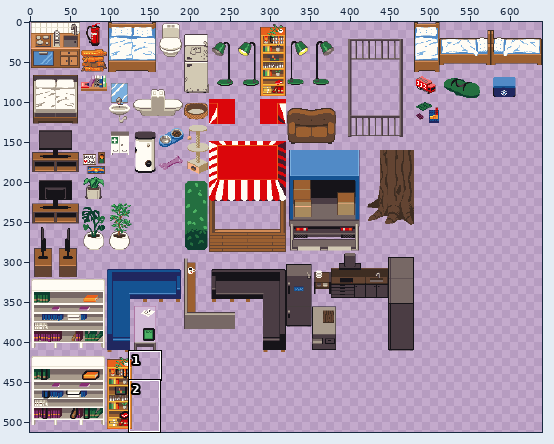
Pixel-art file -- godot/res/sprites/tilesets/furniture.aseprite. The first picture is a wide view before the edit; the outline marks the close-up.
Close-up. As it was:
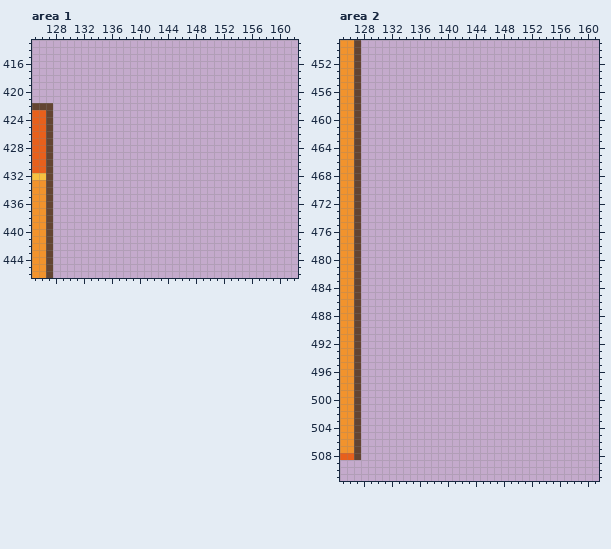
640x640 pixels, 1 frame. Shown: area 1: x 125..162, y 413..446; area 2: x 125..161, y 449..511. The wide view leaves out empty margins.
New version:
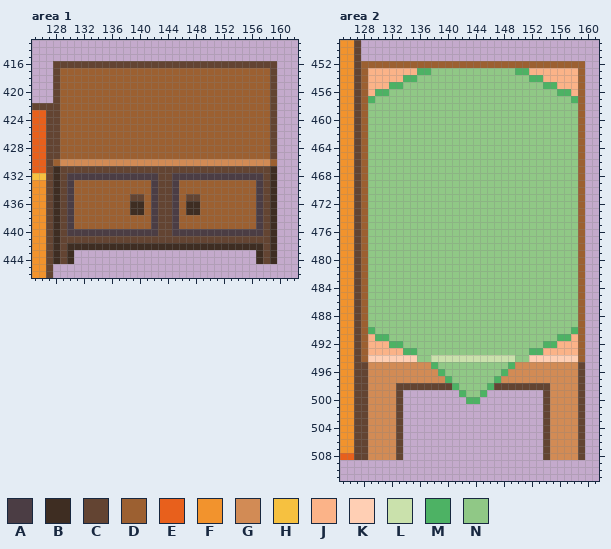
Palette (. is transparent): A #4b3d44  B #3e2d22  C #634432  D #9c6031  E #e8601c  F #f2932d  G #d28b55  H #f6c140  J #fbb388  K #ffcfb4  L #cae1ac  M #4db264  N #90c886
Changes in this commit:
Area 1, layer "Layer":
Colour A is added in row 432 at x 130 to 142 and 145 to 157; in rows 433 to 439 at x 130, 142, 145 and 157; in row 440 at x 130 to 142 and 145 to 157.
Colour B is added in rows 431 to 435 at x 128 and 159; in rows 436 to 437 at x 128, 139 to 140, 147 to 148 and 159; in rows 438 to 441 at x 128 and 159; in row 442 at x 128, 130 to 157 and 159; in rows 443 to 444 at x 128, 130, 157 and 159.
Colour C is added in row 416 at x 128 to 159; in rows 417 to 429 at x 128 and 159; in row 431 at x 129 to 158; in rows 432 to 434 at x 129, 143 to 144 and 158; in row 435 at x 129, 139 to 140, 143 to 144, 147 to 148 and 158; in rows 436 to 440 at x 129, 143 to 144 and 158.
Colour C is added in row 441 at x 129 to 158; in rows 442 to 444 at x 129 and 158.
Colour D is added in rows 417 to 429 at x 129 to 158; in row 430 at x 128 and 159; in rows 433 to 434 at x 131 to 141 and 146 to 156; in rows 435 to 437 at x 131 to 138, 141, 146 and 149 to 156; in rows 438 to 439 at x 131 to 141 and 146 to 156.
Colour G is added in row 430 at x 129 to 158.
Area 2, layer "Layer":
Colour C is added in rows 495 to 497 at x 128 and 159; in row 498 at x 128, 133 to 140, 147 to 154 and 159; in rows 499 to 508 at x 128, 133, 154 and 159.
Colour D is added in row 452 at x 128 to 159; in rows 453 to 494 at x 128 and 159.
Colour G is added in row 495 at x 129 to 137 and 150 to 158; in row 496 at x 129 to 138 and 149 to 158; in row 497 at x 129 to 139 and 148 to 158; in rows 498 to 508 at x 129 to 132 and 155 to 158.
Colour J is added in row 453 at x 129 to 135 and 152 to 158; in row 454 at x 129 to 133 and 154 to 158; in row 455 at x 129 to 131 and 156 to 158; in row 456 at x 129 and 158; in row 491 at x 129 and 158; in row 492 at x 129 to 131 and 156 to 158.
Colour J is added in row 493 at x 129 to 133 and 154 to 158.
Colour K is added in row 494 at x 129 to 135 and 152 to 158.
Colour L is added in row 494 at x 138 to 149.
Colour M is added in row 453 at x 136 to 137 and 150 to 151; in row 454 at x 134 to 135 and 152 to 153; in row 455 at x 132 to 133 and 154 to 155; in row 456 at x 130 to 131 and 156 to 157; in row 457 at x 129 and 158; in row 490 at x 129 and 158.
Colour M is added in row 491 at x 130 to 131 and 156 to 157; in row 492 at x 132 to 133 and 154 to 155; in row 493 at x 134 to 135 and 152 to 153; in row 495 at x 138 and 149; in row 496 at x 139 and 148; in row 497 at x 140 and 147.
Colour M is added in row 498 at x 141 and 146; in row 499 at x 142 and 145; in row 500 at x 143 to 144.
Colour N is added in row 453 at x 138 to 149; in row 454 at x 136 to 151; in row 455 at x 134 to 153; in row 456 at x 132 to 155; in row 457 at x 130 to 157; in rows 458 to 489 at x 129 to 158.
Colour N is added in row 490 at x 130 to 157; in row 491 at x 132 to 155; in row 492 at x 134 to 153; in row 493 at x 136 to 151; in row 494 at x 136 to 137 and 150 to 151; in row 495 at x 139 to 148.
Colour N is added in row 496 at x 140 to 147; in row 497 at x 141 to 146; in row 498 at x 142 to 145; in row 499 at x 143 to 144.
Boxes around the changes in both close-ups, in picture pixels (x1, y1, x2, y2):
added: (53, 61, 277, 264)
added: (361, 61, 585, 460)
